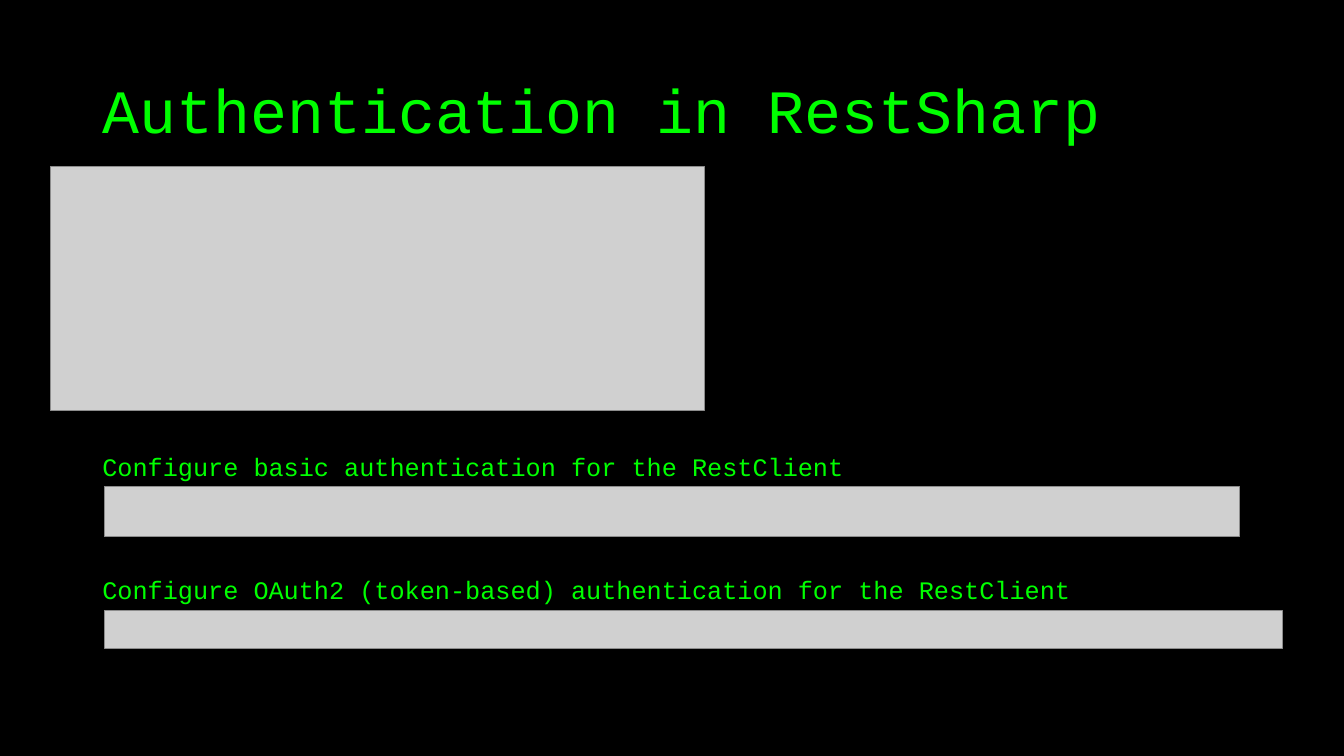
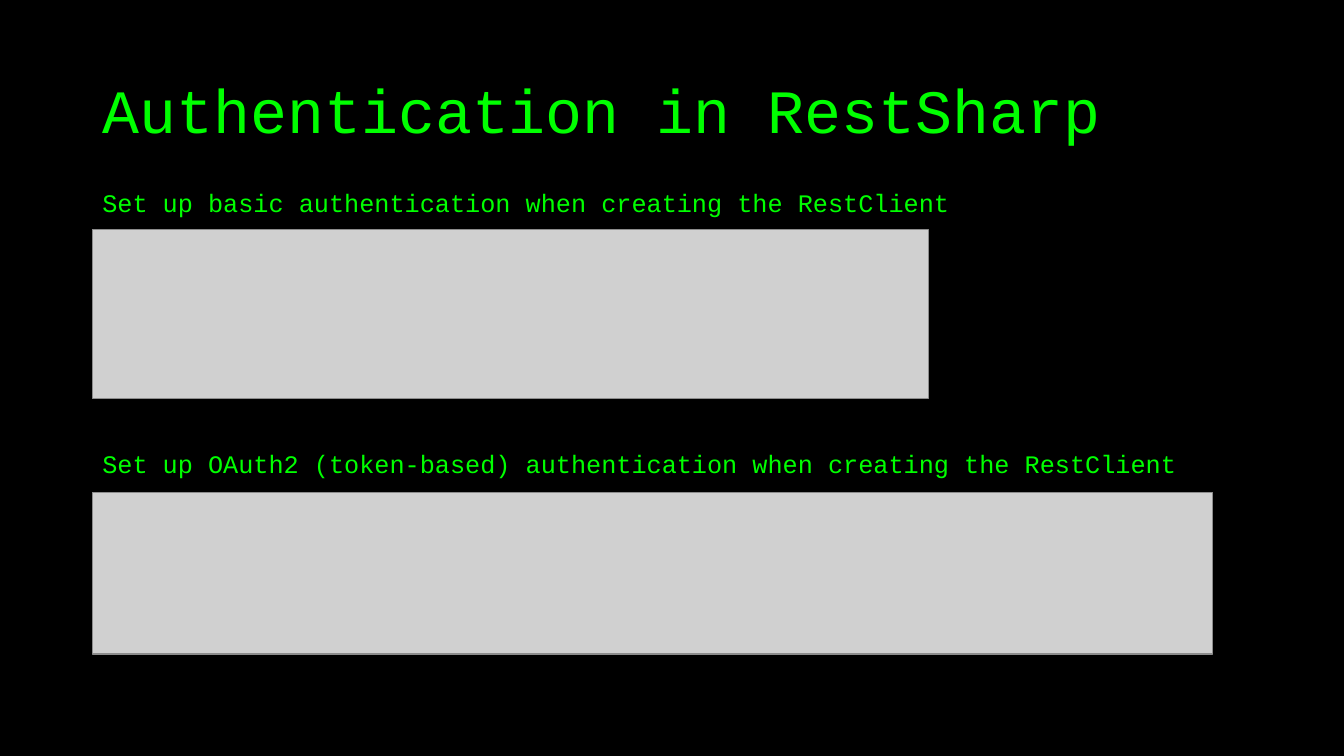
Before and after one commit to basdijkstra/restsharp-workshop, a slide deck: slide 45 of RestSharpWorkshop.pptx. Drawn at 1344x756 pixels with LibreOffice and Linux fonts; fonts in the diff are those of the drawing; grey boxes stand for pictures. Boxes give left, top, right and bottom in pixels: in the first picture for what was removed or moved away, otherwise in the second. Text is boxed around its words. In the diff, an @@ line names an element or a change of style, - is before the commit and + after.

Commit message:
Update slides

```diff
--- a/RestSharpWorkshop.pptx
+++ b/RestSharpWorkshop.pptx
@@ text at <box>102,194,949,218</box>: text changed @@
-Configure basic authentication for the RestClient
+Set up basic authentication when creating the RestClient
@@ picture: place and size @@
-picture at <box>50,166,705,411</box>
+picture at <box>93,229,929,398</box>
@@ text at <box>102,454,1176,479</box>: text changed @@
-Configure OAuth2 (token-based) authentication for the RestClient
+Set up OAuth2 (token-based) authentication when creating the RestClient
@@ picture added at <box>93,492,1213,653</box> @@
@@ picture removed at <box>104,486,1240,536</box> @@
@@ picture removed at <box>104,610,1282,648</box> @@
```
Also in this commit, not shown: 1 other slide changed, 2 other files.
